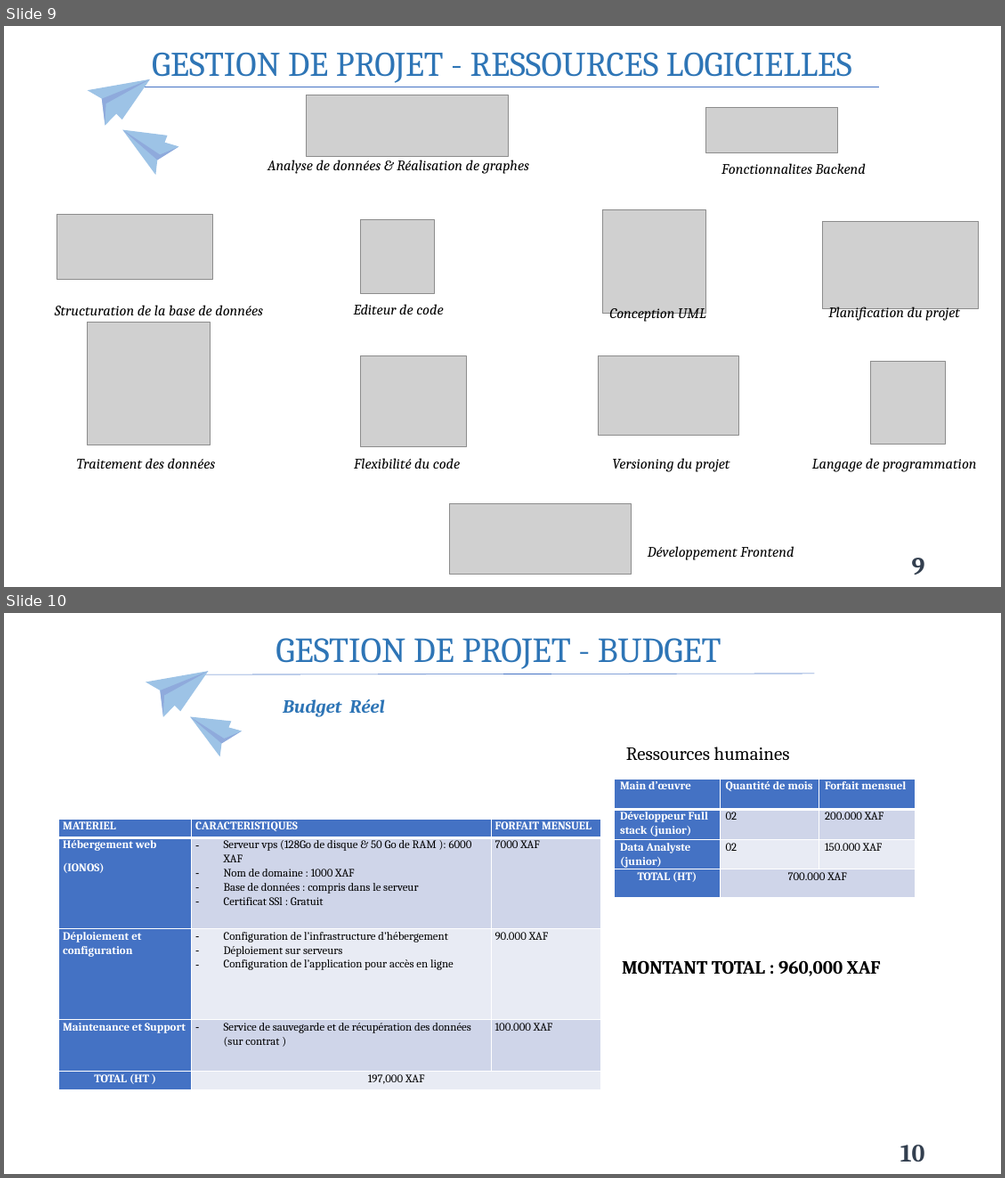
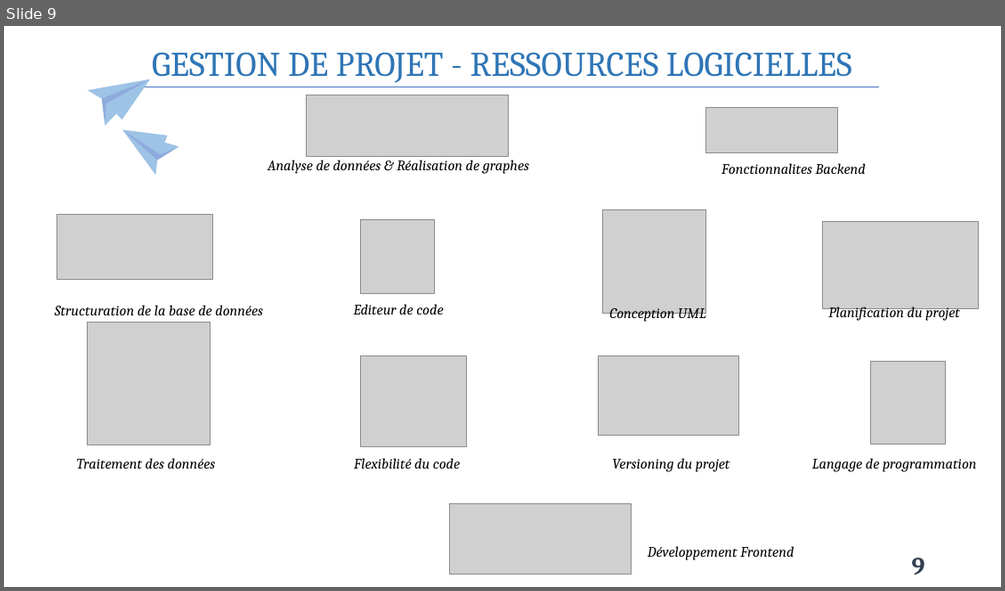
Before and after one commit to Claude127/stageX2, a slide deck: Presentation1.pptx. Shown one above the other, each under a label of ours: slides 9 and 10 before the commit, slide 9 after it. The pictures are 1005x1178 and 1005x591 pixels, drawn with LibreOffice and Linux fonts; fonts in the diff are those of the drawing; grey boxes stand for pictures. Boxes give left, top, right and bottom in pixels: in the first picture for what was removed or moved away, otherwise in the second. Text is boxed around its words. In the diff, an @@ line names an element or a change of style, - is before the commit and + after.

```diff
--- a/Presentation1.pptx
+++ b/Presentation1.pptx
@@ slide 10 removed at (4, 613, 1001, 1174), background #FFFFFF @@
@@ text removed at (275, 638, 721, 669) @@
-GESTION DE PROJET - BUDGET
@@ freeform shape removed at (146, 672, 208, 717) @@
@@ freeform shape removed at (161, 672, 208, 716) @@
@@ line removed from (201, 674) to (815, 674) @@
@@ freeform shape removed at (163, 695, 175, 717) @@
@@ freeform shape removed at (190, 699, 248, 761) @@
@@ freeform shape removed at (190, 700, 243, 751) @@
@@ text removed at (283, 699, 384, 717) @@
-Budget Réel
@@ freeform shape removed at (221, 722, 242, 738) @@
@@ text removed at (626, 747, 790, 760) @@
-Ressources humaines
@@ table removed at (615, 779, 914, 896), 4 rows, 3 columns @@
-Main d’œuvre | Quantité de mois | Forfait mensuel
-Développeur Full stack (junior) | 02 | 200.000 XAF
-Data Analyste (junior) | 02 | 150.000 XAF
-TOTAL (HT) | 700.000 XAF | 
@@ table removed at (59, 819, 601, 1090), 5 rows, 3 columns @@
-MATERIEL | CARACTERISTIQUES | FORFAIT MENSUEL
-Hébergement web / (IONOS) | Serveur vps (128Go de disque & 50 Go de RAM ): 6000 XAF / Nom de domaine : 1000 XAF / Base de données : compris dans le serveur / Certificat SSl : Gratuit | 7000 XAF
-Déploiement et configuration | Configuration de l’infrastructure d’hébergement / Déploiement sur serveurs / Configuration de l’application pour accès en ligne | 90.000 XAF
-Maintenance et Support | Service de sauvegarde et de récupération des données (sur contrat ) | 100.000 XAF
-TOTAL (HT ) | 197,000 XAF | 
@@ text removed at (622, 960, 881, 976) @@
-MONTANT TOTAL : 960,000 XAF
@@ page number removed at (900, 1144, 925, 1161) @@
-10
```
Also in this commit, not shown: 2 slides changed, 6 other files.
